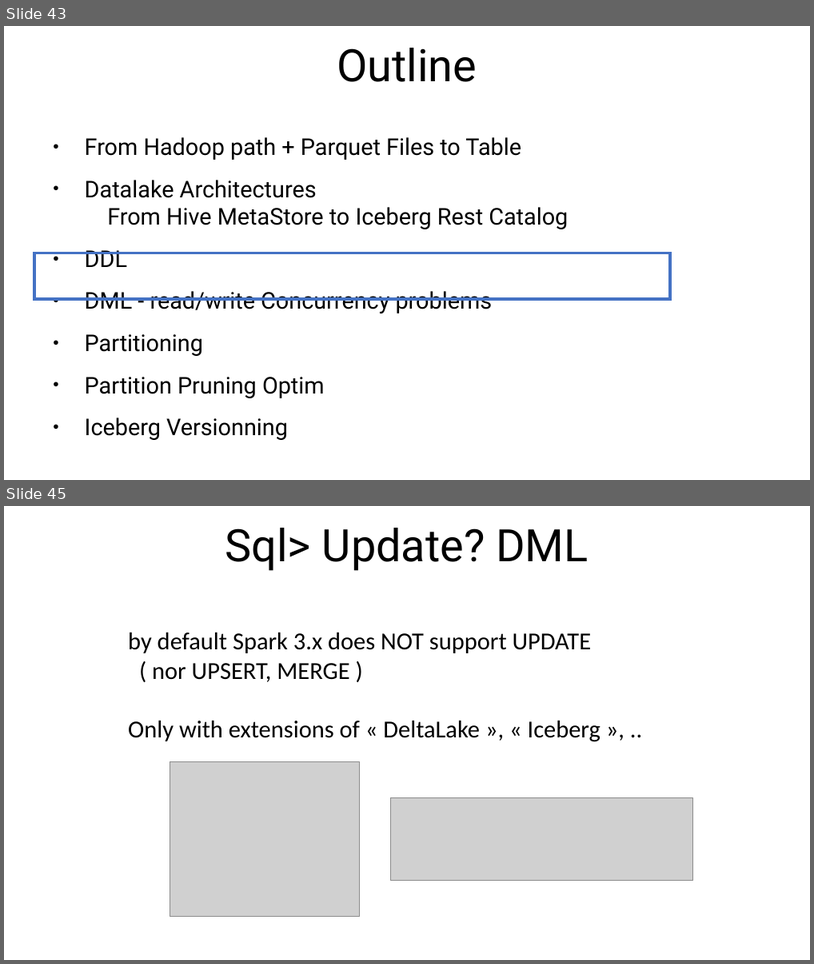
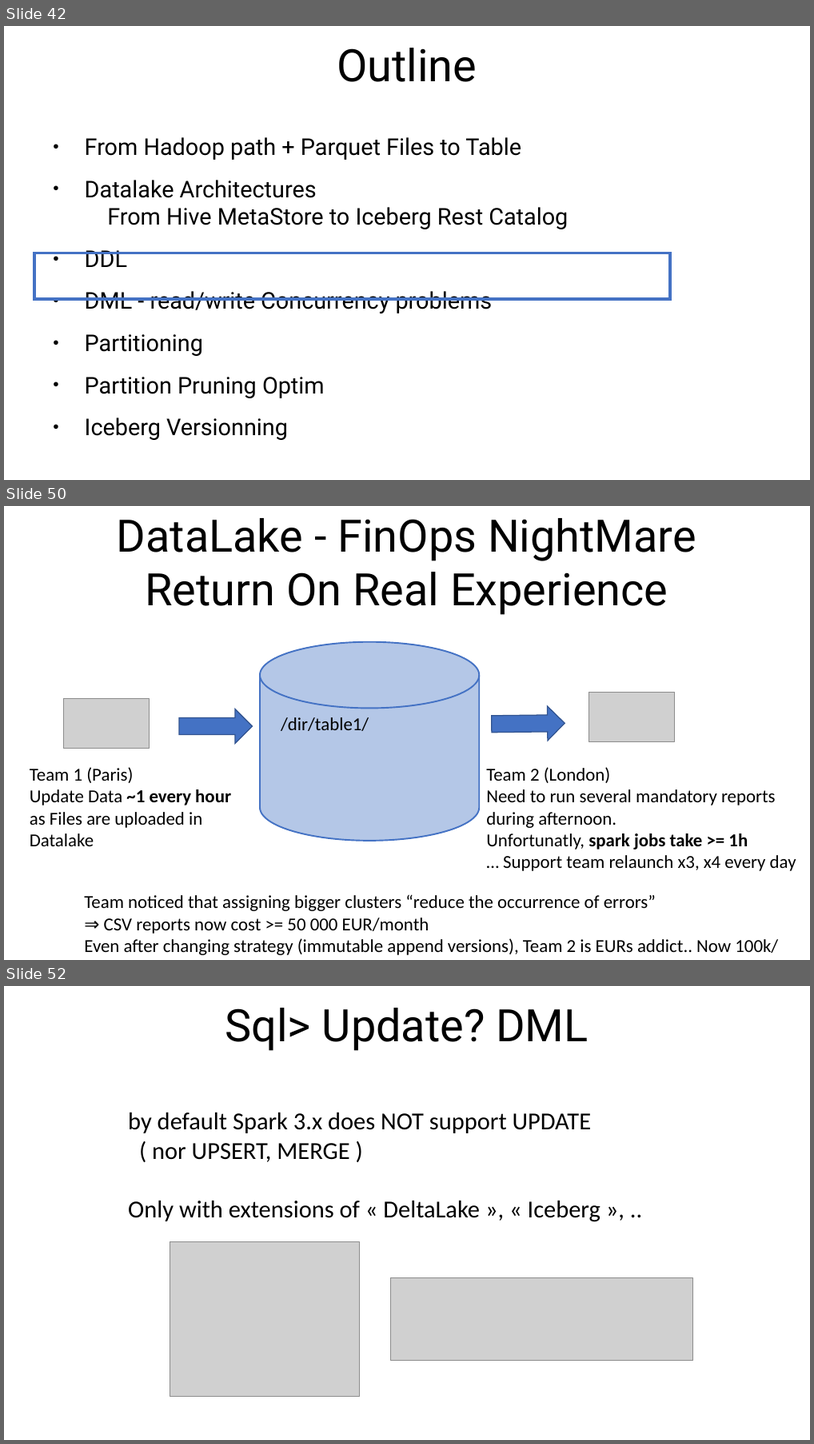
Before and after one commit to Arnaud-Nauwynck/presentations, a slide deck: pres-bigdata/7-Sql-to-Hadoop-files-parquet-metastore.pptx. Shown one above the other, each under a label of ours: slides 43 and 45 before the commit, slides 42, 50 and 52 after it; the slides between them are not shown. The pictures are 814x964 and 814x1444 pixels, drawn with LibreOffice and Linux fonts; fonts in the diff are those of the drawing; grey boxes stand for pictures. Boxes give left, top, right and bottom in pixels: in the first picture for what was removed or moved away, otherwise in the second. Text is boxed around its words. In the diff, an @@ line names an element or a change of style, - is before the commit and + after.

```diff
--- a/pres-bigdata/7-Sql-to-Hadoop-files-parquet-metastore.pptx
+++ b/pres-bigdata/7-Sql-to-Hadoop-files-parquet-metastore.pptx
@@ slide 50 added at bbox=[4, 506, 810, 960], background #FFFFFF @@
@@ title added at bbox=[117, 518, 697, 615], 44 pt, text #000000 @@
+DataLake - FinOps NightMare
+Return On Real Experience
@@ cylinder added at bbox=[260, 642, 480, 840], fill #B4C7E7, outline #4472C4 1.5 pt @@
@@ picture added at bbox=[590, 692, 676, 742] @@
@@ picture added at bbox=[63, 699, 150, 748] @@
@@ right arrow added at bbox=[180, 708, 253, 743], fill #4472C4, outline #325491 1 pt @@
@@ text added at bbox=[281, 717, 369, 731], 18 pt, text #000000 @@
+/dir/table1/
@@ right arrow added at bbox=[492, 706, 566, 741], fill #4472C4, outline #325491 1 pt @@
@@ text added at bbox=[30, 767, 231, 846], 18 pt, text #000000 @@
+Team 1 (Paris)
+Update Data ~1 every hour
+as Files are uploaded in Datalake
@@ text added at bbox=[486, 767, 797, 871], 18 pt, text #000000 @@
+Team 2 (London)
+Need to run several mandatory reports
+during afternoon.
+Unfortunatly, spark jobs take >= 1h
+… Support team relaunch x3, x4 every day
@@ text added at bbox=[84, 894, 778, 955], 18 pt, text #000000 @@
+Team noticed that assigning bigger clusters “reduce the occurrence of errors”
+⇒ CSV reports now cost >= 50 000 EUR/month
+Even after changing strategy (immutable append versions), Team 2 is EURs addict.. Now 100k/
@@ what was slide 43 is now slide 42 @@
@@ what was slide 45 is now slide 52 @@
```
Also in this commit, not shown: 3 slides changed, 6 other slides added, 1 slide removed, 1 other file.
